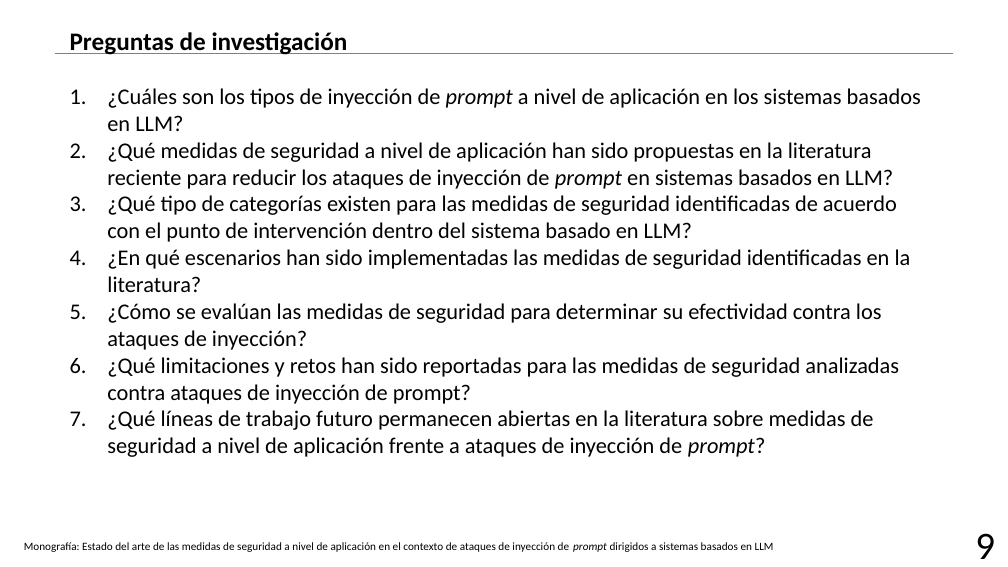
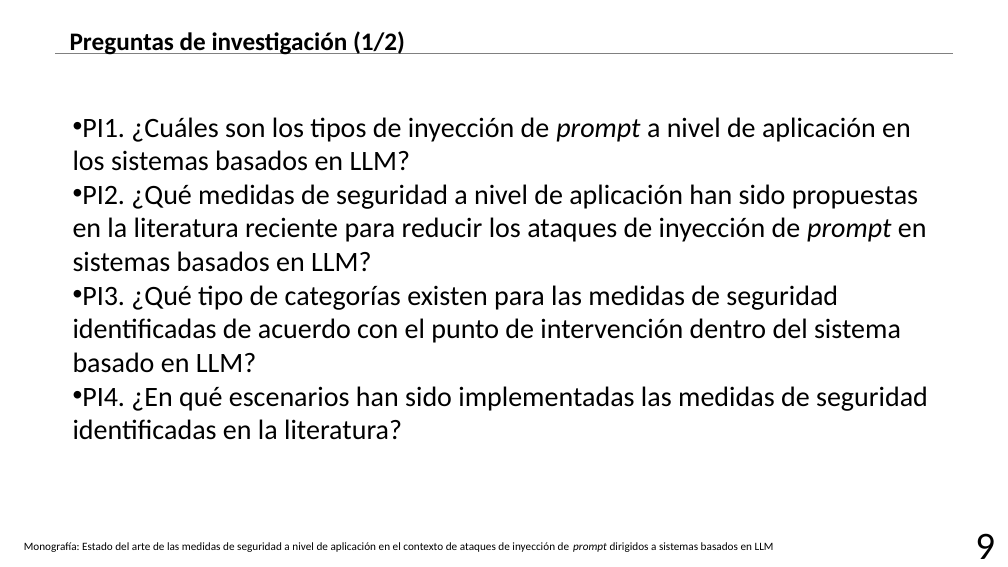
Before and after one commit to AJRx26/semestreVII, a slide deck: slide 11 of proyectoguiado/protocoloRSL/18(RSL1)_NunezSanchezAbraham.pptx (slide 10 before the commit). Drawn at 1008x567 pixels with LibreOffice and Linux fonts; fonts in the diff are those of the drawing; background and template pictures are left out. Boxes give left, top, right and bottom in pixels: in the first picture for what was removed or moved away, otherwise in the second. Text is boxed around its words. In the diff, an @@ line names an element or a change of style, - is before the commit and + after.

```diff
--- a/proyectoguiado/protocoloRSL/18(RSL1)_NunezSanchezAbraham.pptx
+++ b/proyectoguiado/protocoloRSL/18(RSL1)_NunezSanchezAbraham.pptx
@@ text at <box>70,31,405,55</box>: text changed @@
-Preguntas de investigación
+Preguntas de investigación (1/2)
@@ text at <box>73,117,928,440</box>: text changed; size 16 to 20 pt @@
-1. ¿Cuáles son los tipos de inyección de prompt a nivel de aplicación en los sistemas basados en LLM?
-2. ¿Qué medidas de seguridad a nivel de aplicación han sido propuestas en la literatura reciente para reducir los ataques de inyección de prompt en sistemas basados en LLM?
-3. ¿Qué tipo de categorías existen para las medidas de seguridad identificadas de acuerdo con el punto de intervención dentro del sistema basado en LLM?
-4. ¿En qué escenarios han sido implementadas las medidas de seguridad identificadas en la literatura?
-5. ¿Cómo se evalúan las medidas de seguridad para determinar su efectividad contra los ataques de inyección?
-6. ¿Qué limitaciones y retos han sido reportadas para las medidas de seguridad analizadas contra ataques de inyección de prompt?
-7. ¿Qué líneas de trabajo futuro permanecen abiertas en la literatura sobre medidas de seguridad a nivel de aplicación frente a ataques de inyección de prompt?
+• PI1. ¿Cuáles son los tipos de inyección de prompt a nivel de aplicación en los sistemas basados en LLM?
+• PI2. ¿Qué medidas de seguridad a nivel de aplicación han sido propuestas en la literatura reciente para reducir los ataques de inyección de prompt en sistemas basados en LLM?
+• PI3. ¿Qué tipo de categorías existen para las medidas de seguridad identificadas de acuerdo con el punto de intervención dentro del sistema basado en LLM?
+• PI4. ¿En qué escenarios han sido implementadas las medidas de seguridad identificadas en la literatura?
```
Also in this commit, not shown: 14 other slides changed, 2 slides added, 7 other files.
